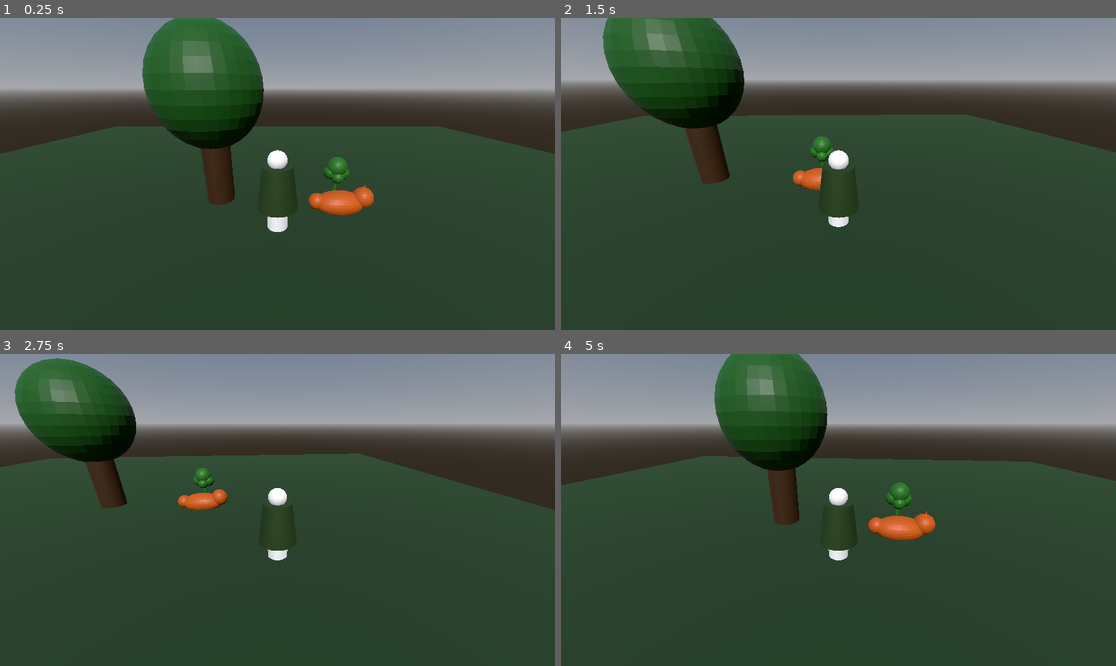
Above: before the commit, frames 1-4 (two rows, left to right).
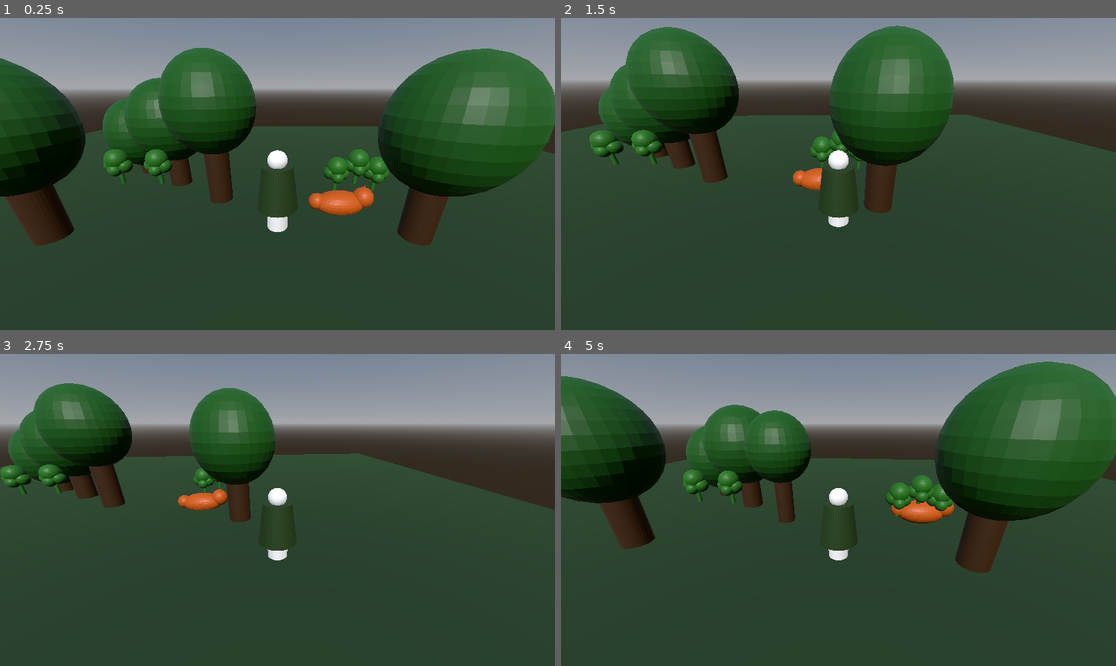
Above: after the commit, the same moments.

Repository: PaOwiad/SilentFlora
Game: Godot game, scene res://flüsterhain_scene.tscn
The game is run twice, just before and just after one commit, with the same random seed, the same clock (stepped at 60 frames per second) and the same inputs.
Inputs:
- Up to frame 1 (0.25 s): no input
- Up to frame 2 (1.5 s): tap Enter (ui_accept) at 0.5, 0.77 s; hold Right (ui_right) 0.53-1.28 s; hold Down (ui_down) from 1.28 s (still down)
- Up to frame 3 (2.75 s): tap Enter (ui_accept) at 1.52 s; release Down (ui_down) at 2.03 s; hold Right (ui_right) from 2.03 s (still down)
- Up to frame 4 (5 s): release Right (ui_right) at 2.78 s; hold Up (ui_up) 2.78-3.53 s; tap Enter (ui_accept) at 3.02, 3.77, 4.52 s; hold Left (ui_left) from 3.53 s (still down)

The runs differ from the first frame. In frame 1, 26% of the frame differs, in the area x 0-100%, y 0-74%; in frame 2, 15%; in frame 3, 9.3%; in frame 4, 31%, in the area x 0-100%, y 0-71%.

Commit message:
Stiller Hain - Wald aufgebaut

Diff:
--- a/flüsterhain_scene.tscn
+++ b/flüsterhain_scene.tscn
@@ -69,8 +69,52 @@
 
 [node name="plant_figure" parent="Plant" unique_id=188200100 instance=ExtResource("4_4wodl")]
 
+[node name="Plant2" type="Node3D" parent="." unique_id=755872774]
+transform = Transform3D(1, 0, 0, 0, 1, 0, 0, 0, 1, 5, 1, -3)
+script = ExtResource("2_ddv0k")
+
+[node name="InteractZone" type="Area3D" parent="Plant2" unique_id=1599049056]
+
+[node name="CollisionShape3D" type="CollisionShape3D" parent="Plant2/InteractZone" unique_id=1749212876]
+shape = SubResource("SphereShape3D_ddv0k")
+
+[node name="plant_figure" parent="Plant2" unique_id=1074455919 instance=ExtResource("4_4wodl")]
+
+[node name="Plant3" type="Node3D" parent="." unique_id=1350092215]
+transform = Transform3D(1, 0, 0, 0, 1, 0, 0, 0, 1, 4, 1.4, -3)
+script = ExtResource("2_ddv0k")
+
+[node name="InteractZone" type="Area3D" parent="Plant3" unique_id=1171484156]
+
+[node name="CollisionShape3D" type="CollisionShape3D" parent="Plant3/InteractZone" unique_id=1561752104]
+shape = SubResource("SphereShape3D_ddv0k")
+
+[node name="plant_figure" parent="Plant3" unique_id=2057922130 instance=ExtResource("4_4wodl")]
+
+[node name="Plant4" type="Node3D" parent="." unique_id=195535633]
+transform = Transform3D(1, 0, 0, 0, 1, 0, 0, 0, 1, -8, 1.4, -3)
+script = ExtResource("2_ddv0k")
+
+[node name="InteractZone" type="Area3D" parent="Plant4" unique_id=267259107]
+
+[node name="CollisionShape3D" type="CollisionShape3D" parent="Plant4/InteractZone" unique_id=1840897863]
+shape = SubResource("SphereShape3D_ddv0k")
+
+[node name="plant_figure" parent="Plant4" unique_id=1855401924 instance=ExtResource("4_4wodl")]
+
+[node name="Plant5" type="Node3D" parent="." unique_id=390194531]
+transform = Transform3D(1, 0, 0, 0, 1, 0, 0, 0, 1, -6, 1.4, -3)
+script = ExtResource("2_ddv0k")
+
+[node name="InteractZone" type="Area3D" parent="Plant5" unique_id=1674203442]
+
+[node name="CollisionShape3D" type="CollisionShape3D" parent="Plant5/InteractZone" unique_id=637160157]
+shape = SubResource("SphereShape3D_ddv0k")
+
+[node name="plant_figure" parent="Plant5" unique_id=1088507044 instance=ExtResource("4_4wodl")]
+
 [node name="Tree" type="Node3D" parent="." unique_id=1257224123]
-transform = Transform3D(2, 0, 0, 0, 2, 0, 0, 0, 2, -3, 1, -3)
+transform = Transform3D(1.7, 0, 0, 0, 1.7, 0, 0, 0, 1.7, -3, 1, -3)
 script = ExtResource("3_cw7a8")
 
 [node name="InteractZone" type="Area3D" parent="Tree" unique_id=514111591]
@@ -80,6 +124,54 @@
 shape = SubResource("SphereShape3D_xx6p7")
 
 [node name="tree_figure" parent="Tree" unique_id=1384435591 instance=ExtResource("5_xhg2f")]
+
+[node name="Tree2" type="Node3D" parent="." unique_id=314442061]
+transform = Transform3D(1.7, 0, 0, 0, 1.7, 0, 0, 0, 1.7, -6, 0, -5)
+script = ExtResource("3_cw7a8")
+
+[node name="InteractZone" type="Area3D" parent="Tree2" unique_id=1619283246]
+
+[node name="CollisionShape3D" type="CollisionShape3D" parent="Tree2/InteractZone" unique_id=604021386]
+transform = Transform3D(1, 0, 0, 0, 0.99939084, -0.034899496, 0, 0.034899496, 0.99939084, 0, 0, 0)
+shape = SubResource("SphereShape3D_xx6p7")
+
+[node name="tree_figure" parent="Tree2" unique_id=1050228793 instance=ExtResource("5_xhg2f")]
+
+[node name="Tree3" type="Node3D" parent="." unique_id=1625588429]
+transform = Transform3D(1.7, 0, 0, 0, 1.7, 0, 0, 0, 1.7, -9, -1, -7)
+script = ExtResource("3_cw7a8")
+
+[node name="InteractZone" type="Area3D" parent="Tree3" unique_id=75968262]
+
+[node name="CollisionShape3D" type="CollisionShape3D" parent="Tree3/InteractZone" unique_id=370735944]
+transform = Transform3D(1, 0, 0, 0, 0.99939084, -0.034899496, 0, 0.034899496, 0.99939084, 0, 0, 0)
+shape = SubResource("SphereShape3D_xx6p7")
+
+[node name="tree_figure" parent="Tree3" unique_id=1900627724 instance=ExtResource("5_xhg2f")]
+
+[node name="Tree4" type="Node3D" parent="." unique_id=1642253351]
+transform = Transform3D(1.7, 0, 0, 0, 1.7, 0, 0, 0, 1.7, -9, 0.5, 0)
+script = ExtResource("3_cw7a8")
+
+[node name="InteractZone" type="Area3D" parent="Tree4" unique_id=874131027]
+
+[node name="CollisionShape3D" type="CollisionShape3D" parent="Tree4/InteractZone" unique_id=1246411244]
+transform = Transform3D(1, 0, 0, 0, 0.99939084, -0.034899496, 0, 0.034899496, 0.99939084, 0, 0, 0)
+shape = SubResource("SphereShape3D_xx6p7")
+
+[node name="tree_figure" parent="Tree4" unique_id=1914951519 instance=ExtResource("5_xhg2f")]
+
+[node name="Tree5" type="Node3D" parent="." unique_id=1921983695]
+transform = Transform3D(1.7, 0, 0, 0, 1.7, 0, 0, 0, 1.7, 5.5, 0.5, 0)
+script = ExtResource("3_cw7a8")
+
+[node name="InteractZone" type="Area3D" parent="Tree5" unique_id=354748168]
+
+[node name="CollisionShape3D" type="CollisionShape3D" parent="Tree5/InteractZone" unique_id=281762513]
+transform = Transform3D(1, 0, 0, 0, 0.99939084, -0.034899496, 0, 0.034899496, 0.99939084, 0, 0, 0)
+shape = SubResource("SphereShape3D_xx6p7")
+
+[node name="tree_figure" parent="Tree5" unique_id=1544451760 instance=ExtResource("5_xhg2f")]
 
 [node name="WaterDecisionZone" type="Node3D" parent="." unique_id=941940346]
 transform = Transform3D(1, 0, 0, 0, 1, 0, 0, 0, 1, 0, 0, -6)
@@ -103,5 +195,21 @@
 
 [connection signal="body_entered" from="Plant/InteractZone" to="Plant" method="_on_interact_zone_body_entered"]
 [connection signal="body_exited" from="Plant/InteractZone" to="Plant" method="_on_interact_zone_body_exited"]
+[connection signal="body_entered" from="Plant2/InteractZone" to="Plant2" method="_on_interact_zone_body_entered"]
+[connection signal="body_exited" from="Plant2/InteractZone" to="Plant2" method="_on_interact_zone_body_exited"]
+[connection signal="body_entered" from="Plant3/InteractZone" to="Plant3" method="_on_interact_zone_body_entered"]
+[connection signal="body_exited" from="Plant3/InteractZone" to="Plant3" method="_on_interact_zone_body_exited"]
+[connection signal="body_entered" from="Plant4/InteractZone" to="Plant4" method="_on_interact_zone_body_entered"]
+[connection signal="body_exited" from="Plant4/InteractZone" to="Plant4" method="_on_interact_zone_body_exited"]
+[connection signal="body_entered" from="Plant5/InteractZone" to="Plant5" method="_on_interact_zone_body_entered"]
+[connection signal="body_exited" from="Plant5/InteractZone" to="Plant5" method="_on_interact_zone_body_exited"]
 [connection signal="body_entered" from="Tree/InteractZone" to="Tree" method="_on_interact_zone_body_entered"]
 [connection signal="body_exited" from="Tree/InteractZone" to="Tree" method="_on_interact_zone_body_exited"]
+[connection signal="body_entered" from="Tree2/InteractZone" to="Tree2" method="_on_interact_zone_body_entered"]
+[connection signal="body_exited" from="Tree2/InteractZone" to="Tree2" method="_on_interact_zone_body_exited"]
+[connection signal="body_entered" from="Tree3/InteractZone" to="Tree3" method="_on_interact_zone_body_entered"]
+[connection signal="body_exited" from="Tree3/InteractZone" to="Tree3" method="_on_interact_zone_body_exited"]
+[connection signal="body_entered" from="Tree4/InteractZone" to="Tree4" method="_on_interact_zone_body_entered"]
+[connection signal="body_exited" from="Tree4/InteractZone" to="Tree4" method="_on_interact_zone_body_exited"]
+[connection signal="body_entered" from="Tree5/InteractZone" to="Tree5" method="_on_interact_zone_body_entered"]
+[connection signal="body_exited" from="Tree5/InteractZone" to="Tree5" method="_on_interact_zone_body_exited"]
